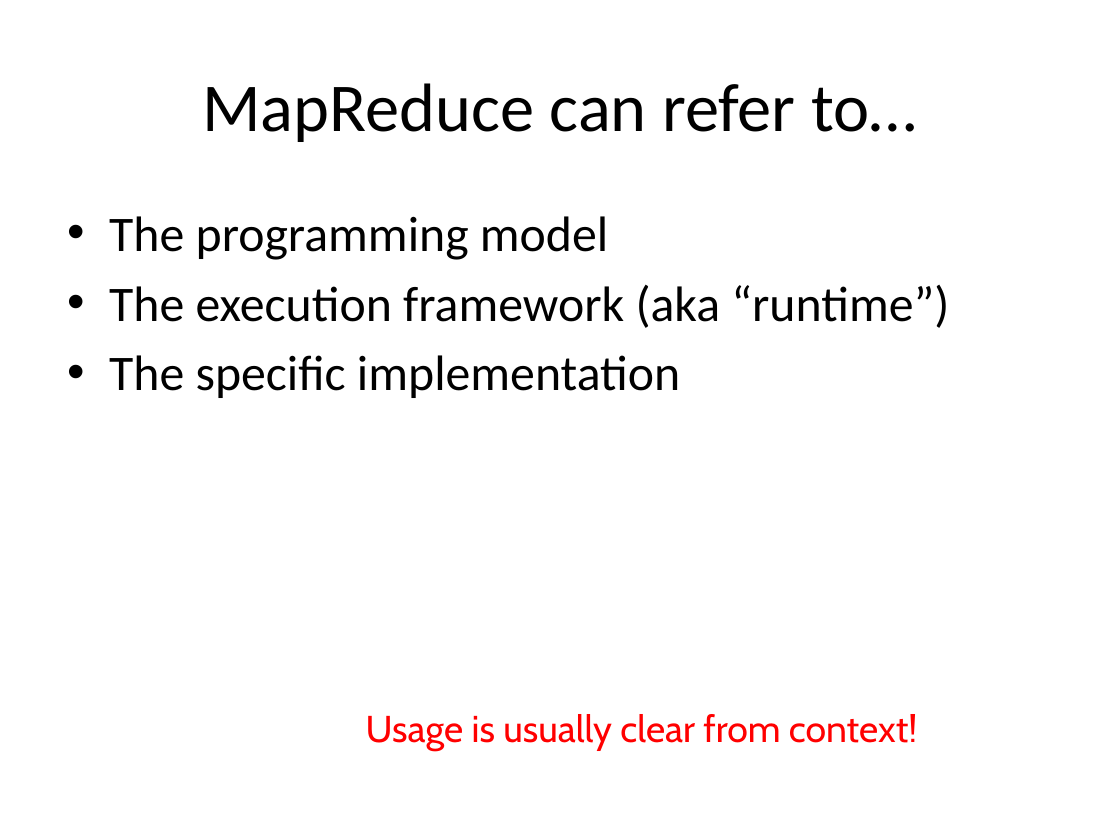
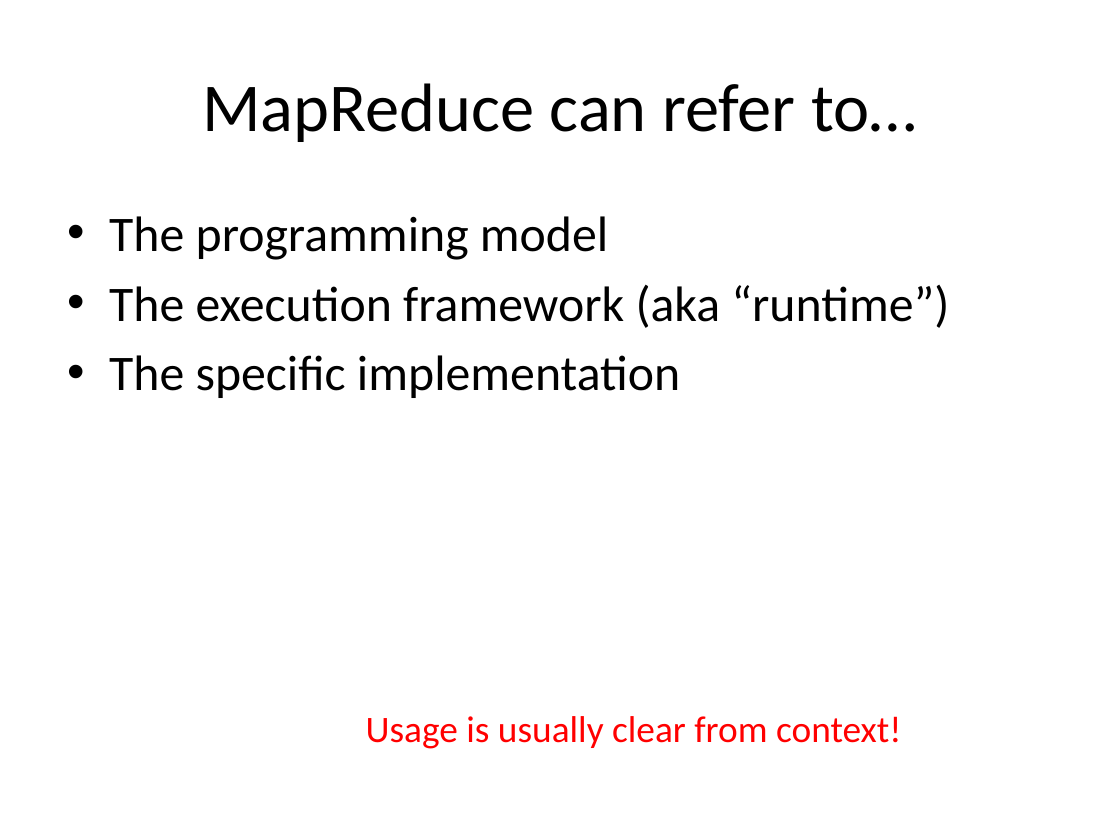
Before and after one commit to chriswjh/chriswjh.github.io, a slide deck: slide 15 of BDM/MapReduce_Basics.pptx. Drawn at 1120x840 pixels with LibreOffice and Linux fonts; fonts in the diff are those of the drawing. Boxes give left, top, right and bottom in pixels: in the first picture for what was removed or moved away, otherwise in the second. Text is boxed around its words. In the diff, an @@ line names an element or a change of style, - is before the commit and + after.

```diff
--- a/BDM/MapReduce_Basics.pptx
+++ b/BDM/MapReduce_Basics.pptx
@@ text "Usage is usually clear from ..." at <box>366,716,901,749</box>: font Cabin to Calibri @@
```
Also in this commit, not shown: 2 other slides changed, 2 other files.
